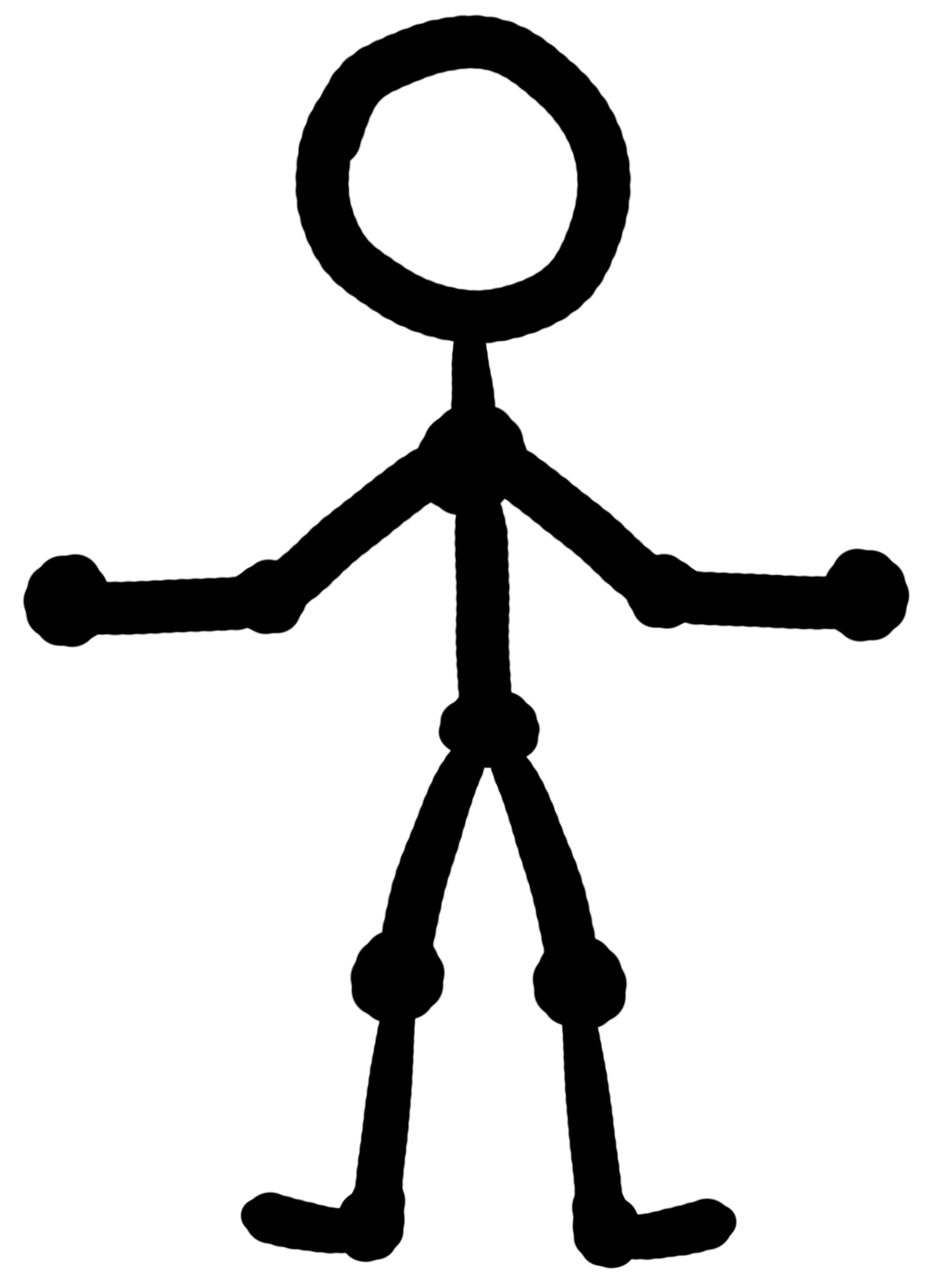
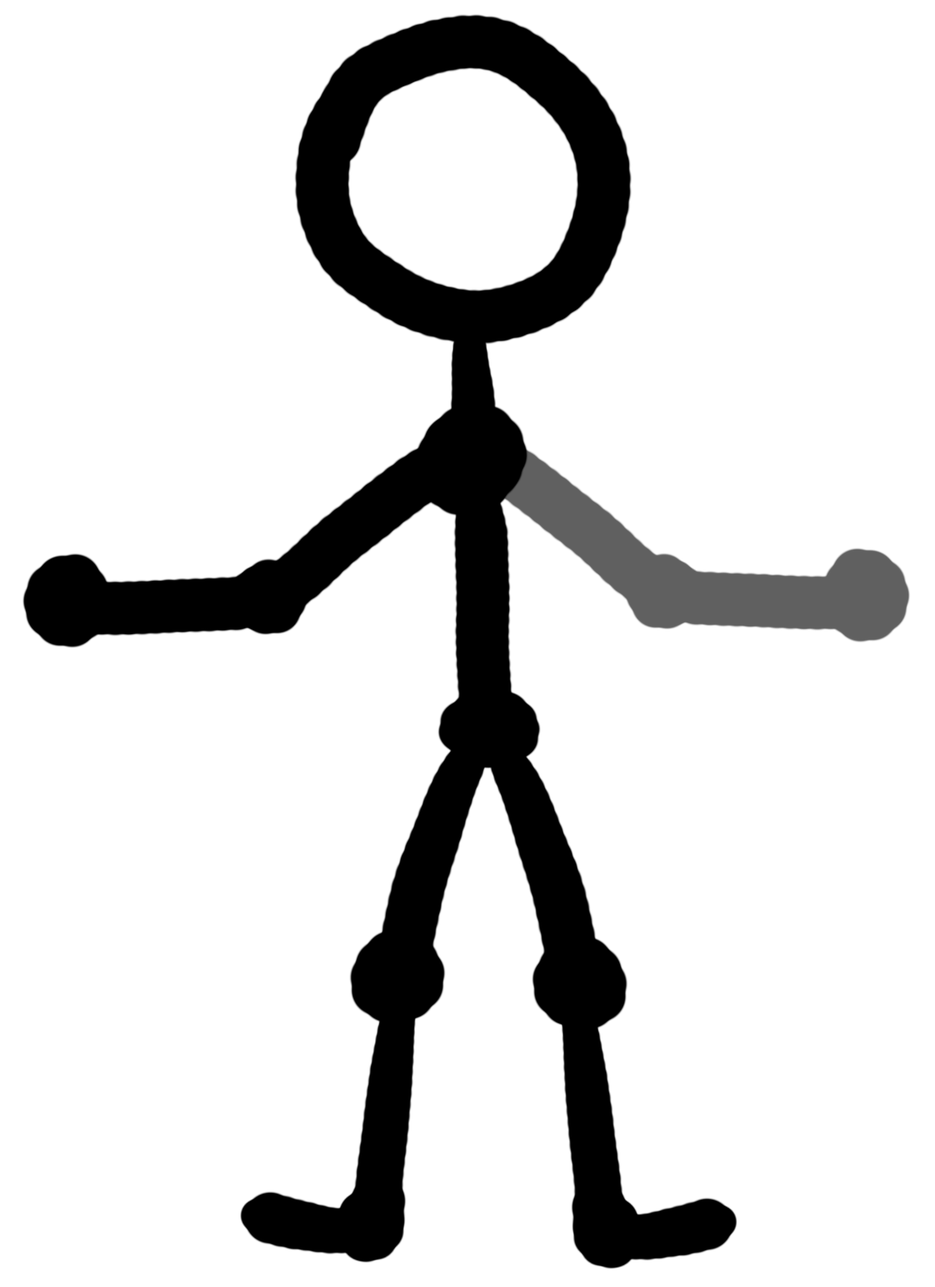
Before/after of a 935×1287 layered artwork. What changed in the layer stack:
moved "Forearm R" above "Arm R" over (654, 547, 911, 643)
moved "Arm R" below "Forearm R" over (503, 447, 705, 630)
